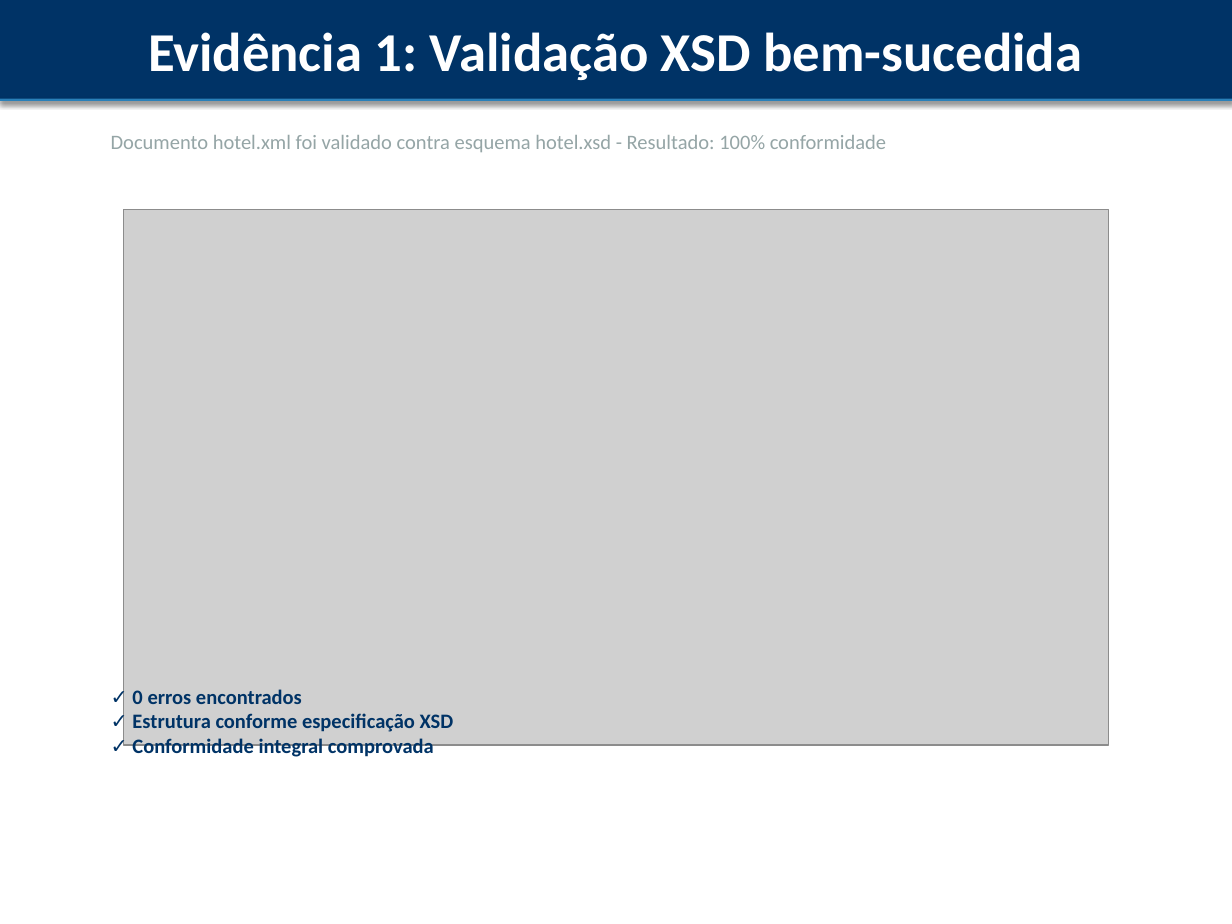
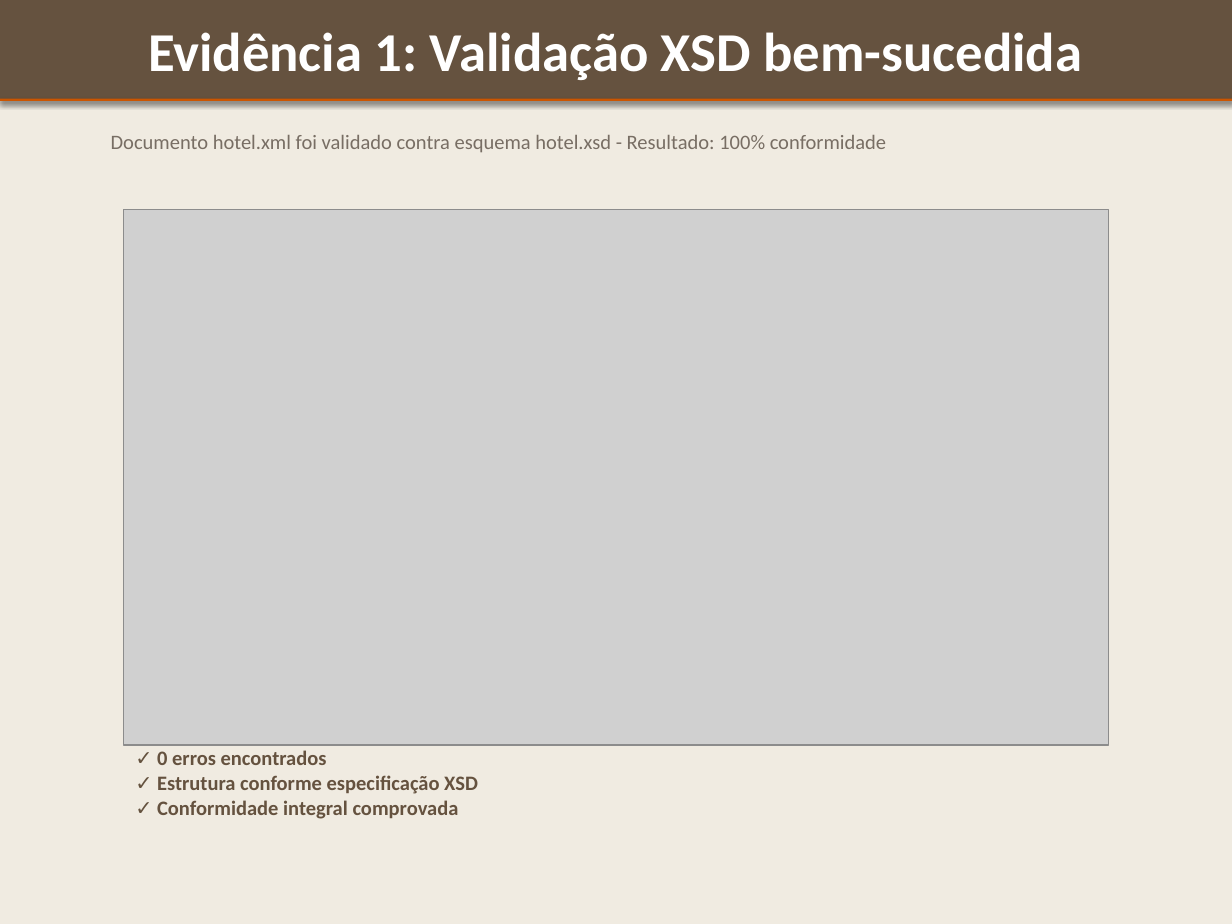
Before and after one commit to InnaVibes/Ctesp, a slide deck: slide 7 of peid/TRABALHO_PRATICO/apresentacao_reservas.pptx. Drawn at 1232x924 pixels with LibreOffice and Linux fonts; fonts in the diff are those of the drawing; grey boxes stand for pictures. Boxes give left, top, right and bottom in pixels: in the first picture for what was removed or moved away, otherwise in the second. Text is boxed around its words. In the diff, an @@ line names an element or a change of style, - is before the commit and + after.

```diff
--- a/peid/TRABALHO_PRATICO/apresentacao_reservas.pptx
+++ b/peid/TRABALHO_PRATICO/apresentacao_reservas.pptx
@@ background #FFFFFF to #F0EBE1 @@
@@ rectangle "Evidência 1: Validação XSD bem-sucedida" at [0,0,1232,99]: fill #003366 to #65523F; outline #003366 0.75 pt to #65523F 0.75 pt @@
@@ rectangle at [0,99,1232,101]: fill #2980B9 to #CC5500 @@
@@ text "Documento hotel.xml foi validado contra ..." at [111,135,886,152]: text colour #95A5A6 to #786E64 @@
@@ text "✓ 0 erros encontrados ✓ ...": place and size @@
-text "✓ 0 erros encontrados ✓ ..." at [132,689,454,759]
+text "✓ 0 erros encontrados ✓ ..." at [157,750,478,819]
@@ text "✓ 0 erros encontrados ✓ ..." at [157,750,478,819]: text colour #003366 to #65523F @@
```
Also in this commit, not shown: 21 other slides changed, 2 other files.
